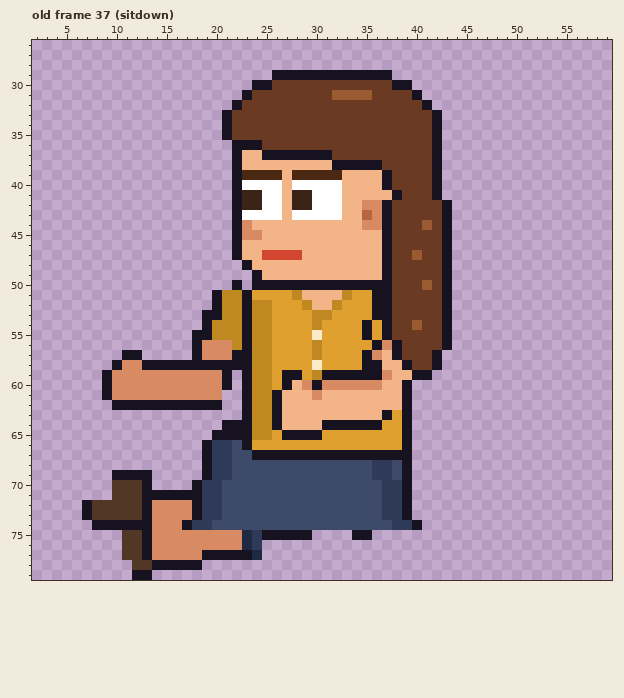
Edited in one commit: pixel-art file (sprites/clients/client_agent_a_left_anim.aseprite). The picture above was drawn from the file before the commit.
64x80 pixels, 85 frames. Colours within 5 levels of each other are drawn and written as one. Shown: old frame 37 (sitdown): x 2..59, y 26..79. The commit also changed other frames, which this record leaves out.
The same view after the edit:
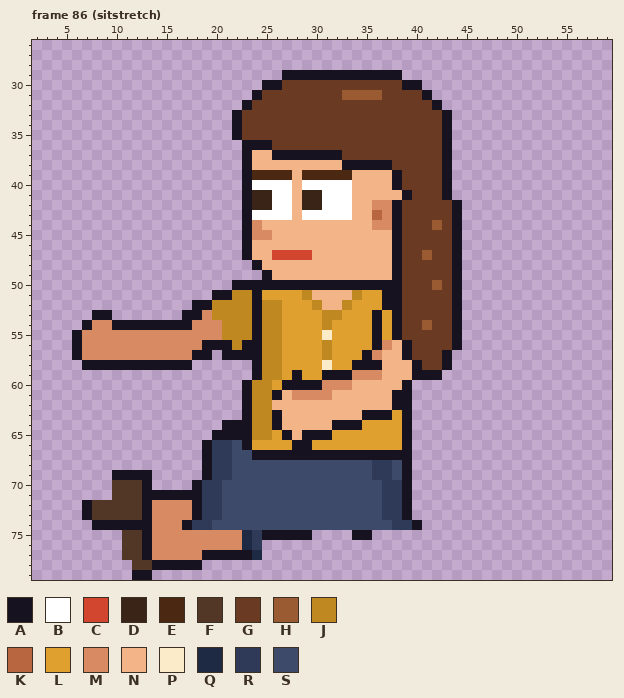
Palette (. is transparent): A #17121f  B #ffffff  C #d2452e  D #3a2418  E #4a2812  F #523626  G #6a3a22  H #9a5a32  J #c08820  K #b8663f  L #e0a030  M #d88a62  N #f3b488  P #fcebc8  Q #1e2a44  R #2e3a58  S #3e4a6a
A new or re-ordered frame is compared with the old frame closest to it.
Diff:
frames 85 -> 123
Changed rows in their new state; - is an unchanged pixel.
Frame 86 (sitstretch) is new; against old frame 37 (sitdown):
first column x 6:
29 --------------------.-----------A------
30 ------------------.-A-----------G-A----
31 -----------------.A-------G---H---GA---
32 ----------------.A-----------------GA--
33 ---------------.A-------------------GA-
34 ---------------.A-------------------GA-
35 ---------------.A-------------------GA-
36 ----------------.--A----------------GA-
37 ----------------.A-N------A---------GA-
38 ----------------.A--------N----A----GA-
39 ----------------.A---EN----E---NA---GA-
40 ----------------.A---BN----B---NA---GA-
41 ----------------.A-D-BN-D--B----NA--GA-
42 ----------------.A-D-BN-D--B-N-MA----GA
43 ----------------.A---BN----B-NKMA----GA
44 ----------------.AM----------N-MA--GHGA
45 ----------------.A-M-----------NA----GA
46 ----------------.A-------------NA----GA
47 ----------------.A-N---C-------NA-GH-GA
48 -----------------.A------------NA----GA
49 ------------------.A-----------NA----GA
50 -----------------A--------------A--GHGA
51 ---------------A-JA---LJ---NJ-L-A----GA
52 ------------AAJ--JA-J--LJ-NJ--L-A----GA
53 --AA-------AAMJ--JA-J---L-J----LA----GA
54 -AMMAAAAAAAAMMM--JA-J---LJ---LALA-GH-GA
55 AMMMMMMMMMMMMMM--JA-J---LP---LALA----GA
56 AMMMMMMMMMMMMAAA--A-J---LJ------NA---GA
57 AMMMMMMMMMMM-A.A--A-J---LJ------NA--GA-
58 -AAA-AA-----......A-J---LP--A----NA-GA-
59 ---.............-.A-JL--L---MMMN----A--
60 ---.............------AA----NNN--------
61 ---............-------MM-M------A------
62 ----...........-----N-----------A------
63 -----------------------------AA--------
64 -------------------------N---LL--------
65 ----------------------N--A-------------
66 ----------------------AA---------------
Boxes around the changes in both pictures, in picture pixels (x1, y1, x2, y2):
changed: (72, 70, 462, 450)
